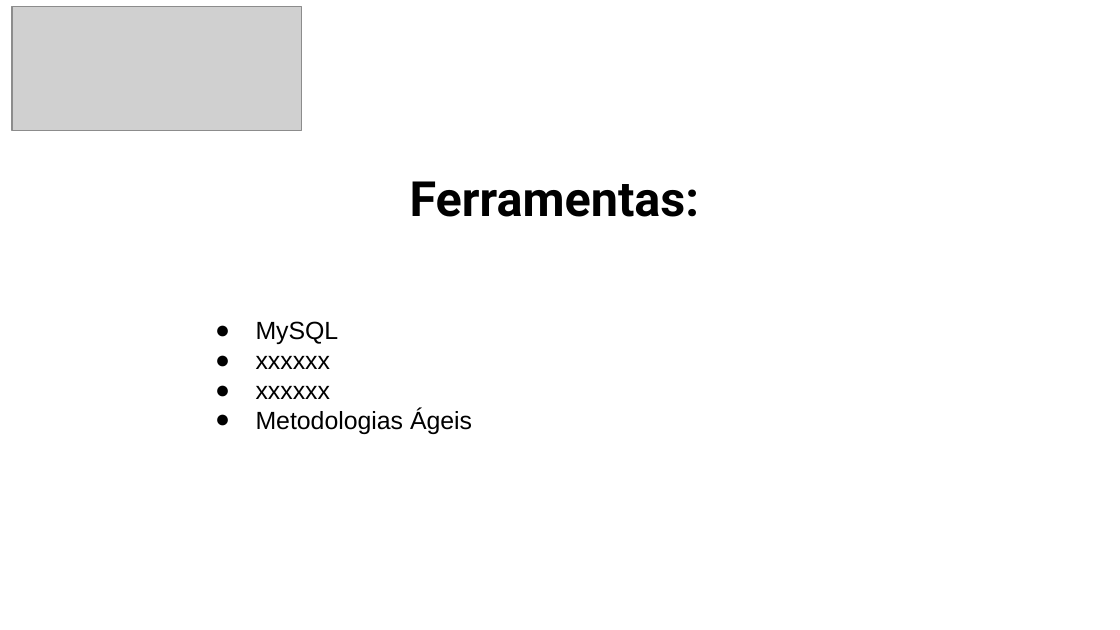
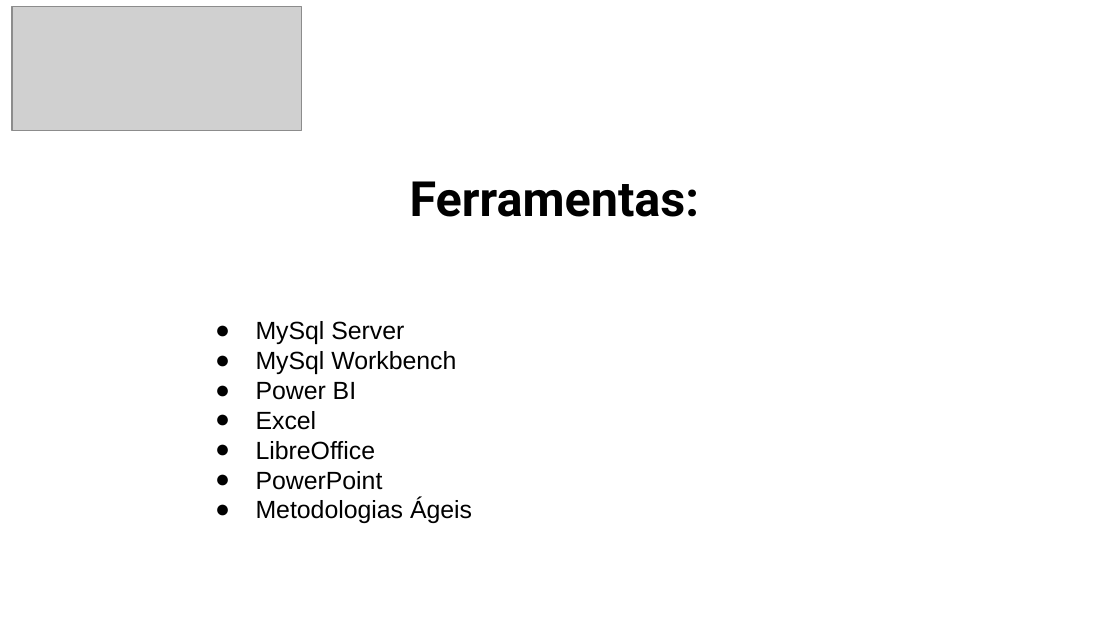
Before and after one commit to NiltonCortesJr/projetoModulo3Resilia, a slide deck: slide 3 of Apresentacao - Projeto final do Modulo 3.pptx. Drawn at 1120x630 pixels with LibreOffice and Linux fonts; fonts in the diff are those of the drawing; grey boxes stand for pictures. Boxes give left, top, right and bottom in pixels: in the first picture for what was removed or moved away, otherwise in the second. Text is boxed around its words. In the diff, an @@ line names an element or a change of style, - is before the commit and + after.

Commit message:
Mod - ferramentas utilizadas

```diff
--- a/Apresentacao - Projeto final do Modulo 3.pptx
+++ b/Apresentacao - Projeto final do Modulo 3.pptx
@@ text at (x1=256, y1=321, x2=456, y2=490): text changed @@
-● MySQL
-● xxxxxx
-● xxxxxx
+● MySql Server
+● MySql Workbench
+● Power BI
+● Excel
+● LibreOffice
+● PowerPoint
```
